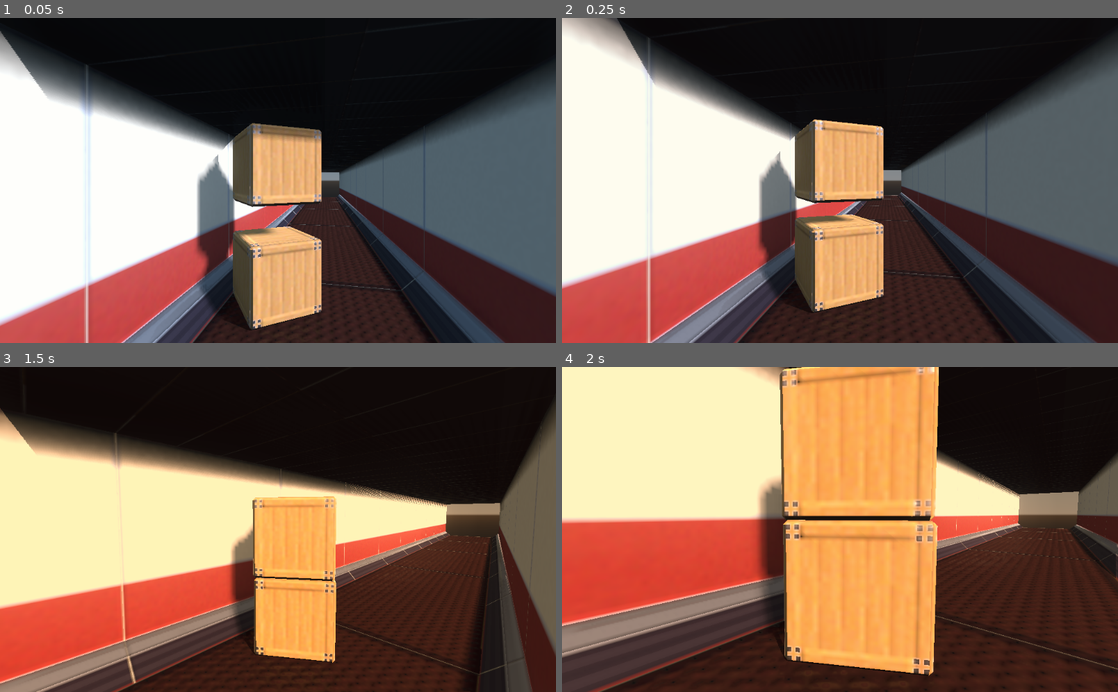
Above: before the commit, frames 1-4 (two rows, left to right).
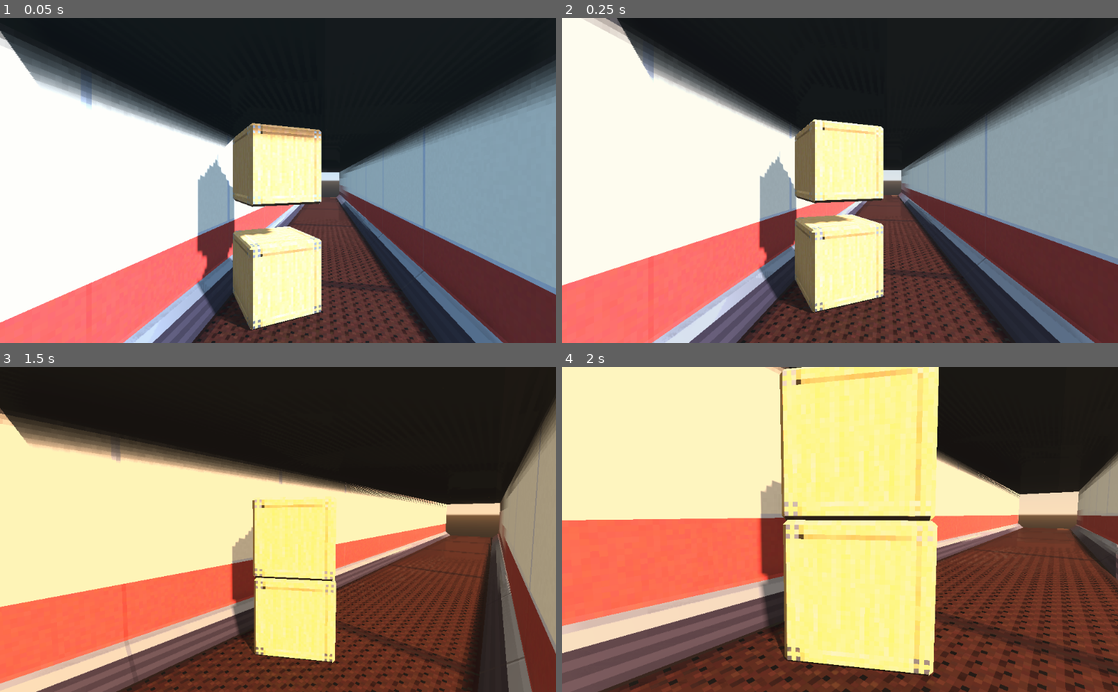
Above: after the commit, the same moments.

Repository: Naronco/JingleJam2020
Game: Godot game, scene res://main.tscn
Same seed, same stepped clock (60 frames per second), same inputs: the game is played once before the commit and once after it.
Inputs (mouse positions are in pixels of both pictures, inside the frame that each line leads up to):
- Up to frame 1 (0.05 s): no input
- Up to frame 2 (0.25 s): no input
- Up to frame 3 (1.5 s): tap Enter at 0.5 s; move the mouse to (400, 513) at 0.52 s; hold D (movement_right) 0.53-1.28 s; click (400, 513) at 0.67 s; tap Space (movement_jump) at 0.77 s; move the mouse to (250, 529) at 1.27 s; hold W (movement_forward) from 1.28 s (still down)
- Up to frame 4 (2 s): keep holding W (movement_forward); tap Space (movement_jump) at 1.52 s

The runs differ from the first frame. In frame 1, 48% of the frame differs, in the area x 0-100%, y 3-100%; in frame 2, 52%; in frame 3, 42%; in frame 4, 63%, in the area x 0-100%, y 0-100%.

Commit message:
turn off advanced graphics

Diff:
--- a/main.tscn
+++ b/main.tscn
@@ -51,13 +51,11 @@
 fog_height_enabled = true
 fog_height_min = 0.0
 fog_height_max = -10.0
-auto_exposure_enabled = true
 ss_reflections_enabled = true
 ss_reflections_fade_in = 0.487352
 ss_reflections_fade_out = 1.8025
 ss_reflections_depth_tolerance = 0.3
 ssao_enabled = true
-glow_enabled = true
 
 [sub_resource type="ShaderMaterial" id=9]
 shader = ExtResource( 7 )
@@ -142,3 +140,4 @@
 
 [node name="ColorGradingFilter" parent="." instance=ExtResource( 5 )]
 material = SubResource( 9 )
+temperature = 0.0
--- a/project.godot
+++ b/project.godot
@@ -66,5 +66,6 @@
 
 [rendering]
 
-quality/filters/anisotropic_filter_level=16
+quality/filters/anisotropic_filter_level=1
+quality/shadows/filter_mode=0
 environment/default_environment="res://default_env.tres"
